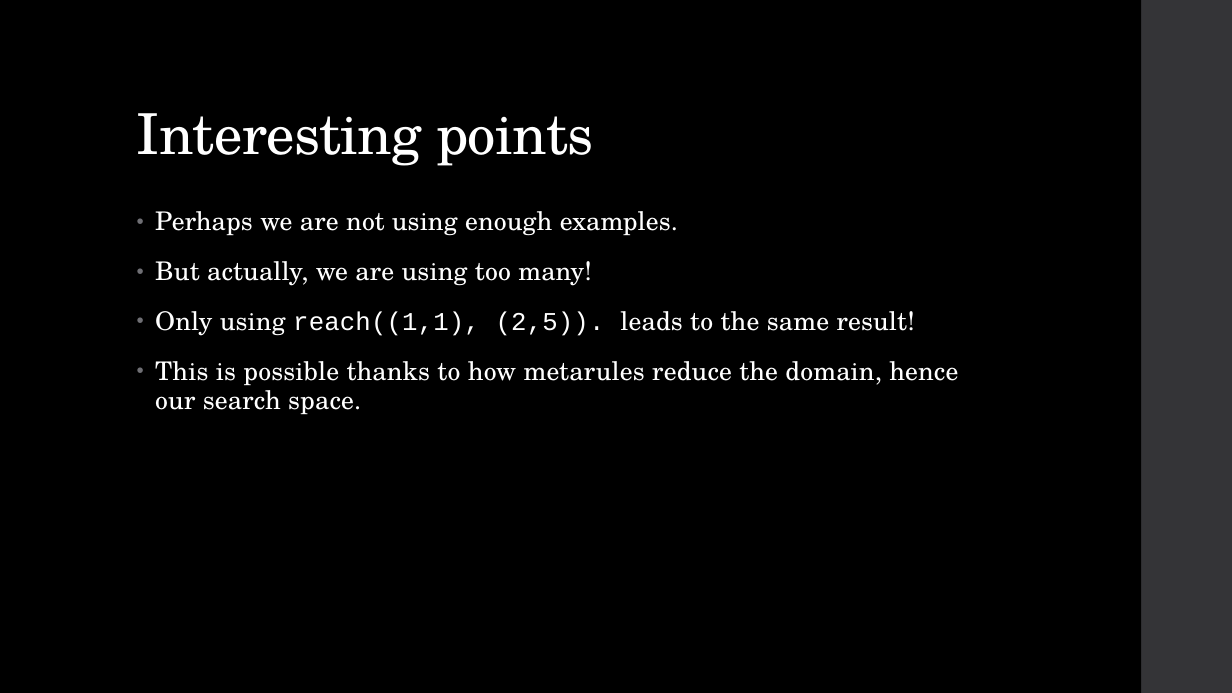
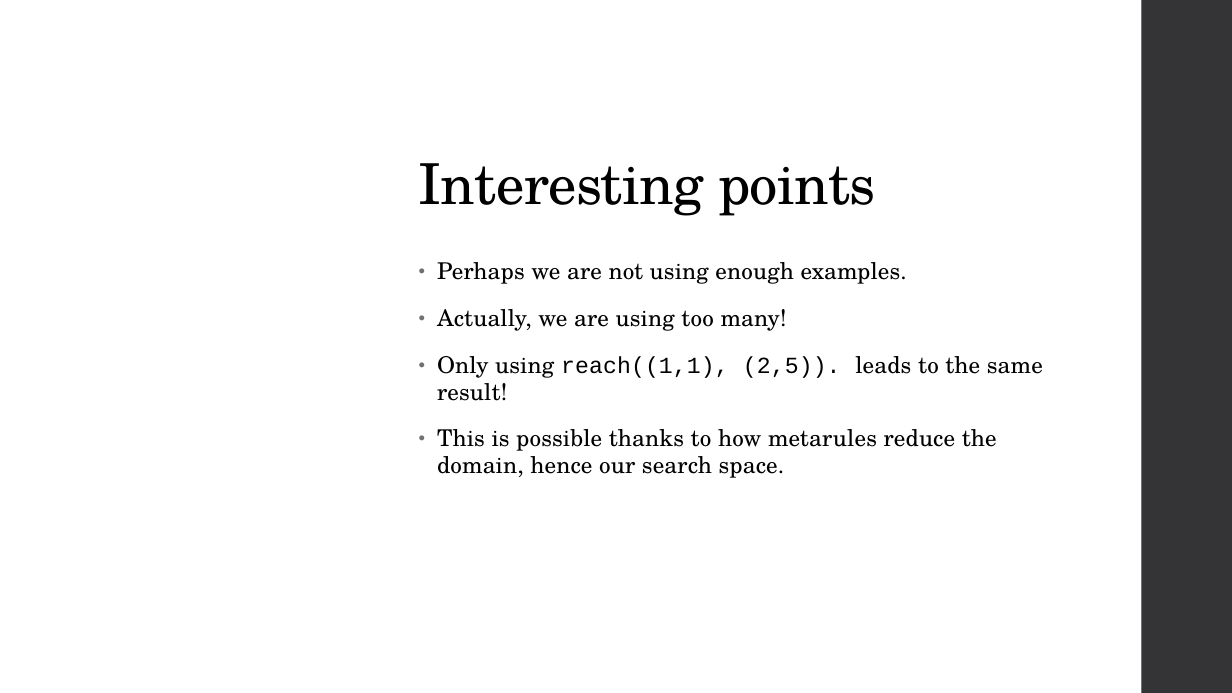
Before and after one commit to Alex-Dell1/ATAI_Maze_Project, a slide deck: slide 11 of ATAI_Presentation.pptx (slide 10 before the commit). Drawn at 1232x693 pixels with LibreOffice and Linux fonts; fonts in the diff are those of the drawing; background and template pictures are left out; a plain dark background stands for a picture behind light text. Boxes give left, top, right and bottom in pixels: in the first picture for what was removed or moved away, otherwise in the second. Text is boxed around its words. In the diff, an @@ line names an element or a change of style, - is before the commit and + after.

```diff
--- a/ATAI_Presentation.pptx
+++ b/ATAI_Presentation.pptx
@@ rectangle: place and size @@
-rectangle at (0, 0, 1141, 693)
+rectangle at (360, 0, 1141, 693)
@@ rectangle at (360, 0, 1141, 693): fill #000000 to #FFFFFF at 91% opacity @@
@@ title "Interesting points": place and size @@
-title "Interesting points" at (137, 113, 594, 166)
+title "Interesting points" at (419, 163, 876, 216)
@@ title "Interesting points" at (419, 163, 876, 216): text colour #FFFFFF to #000000 @@
@@ text "Perhaps we are not using ...": place and size @@
-text "Perhaps we are not using ..." at (155, 211, 958, 415)
+text "Perhaps we are not using ..." at (437, 262, 1043, 478)
@@ text at (437, 262, 1043, 478): size 20 to 18 pt, text colour #FFFFFF to #000000 in "Perhaps we are not using enough examples.", "Only using reach((1,1), (2,5)). leads to the ...", "This is possible thanks to how metarules ..." @@
@@ text at (437, 309, 787, 331): text changed; size 20 to 18 pt; text colour #FFFFFF to #000000 @@
-• But actually, we are using too many!
+• Actually, we are using too many!
```
Also in this commit, not shown: 7 other slides changed, 1 slide added, 1 other file.
